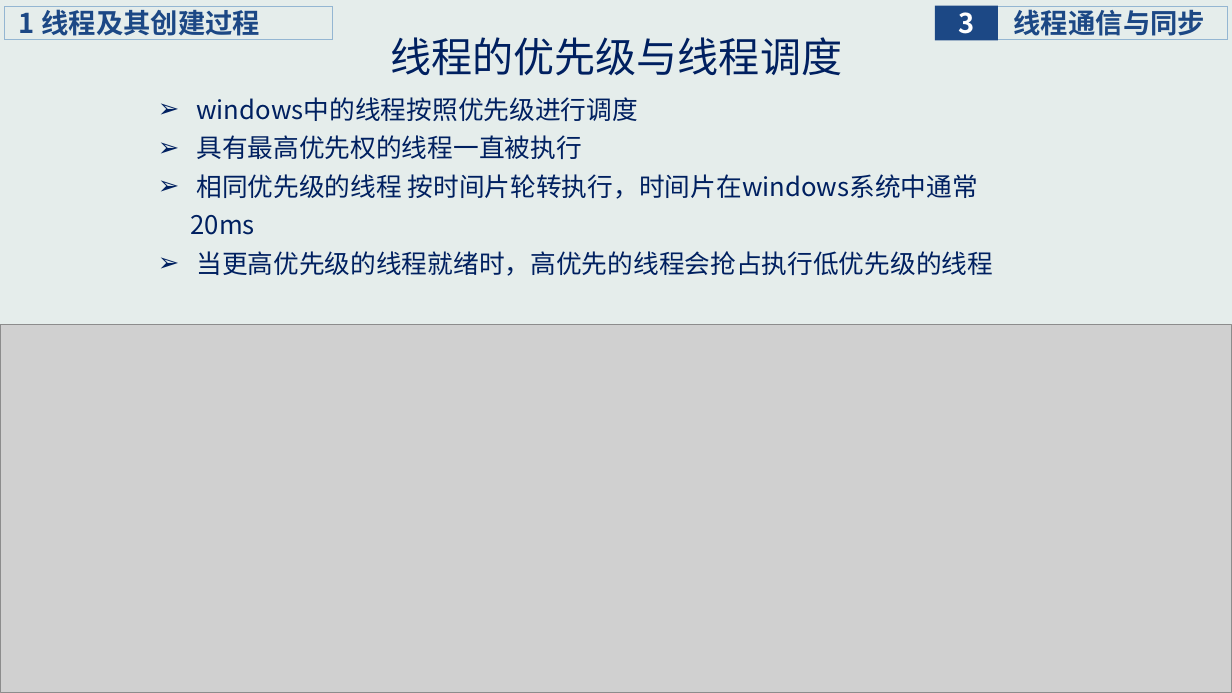
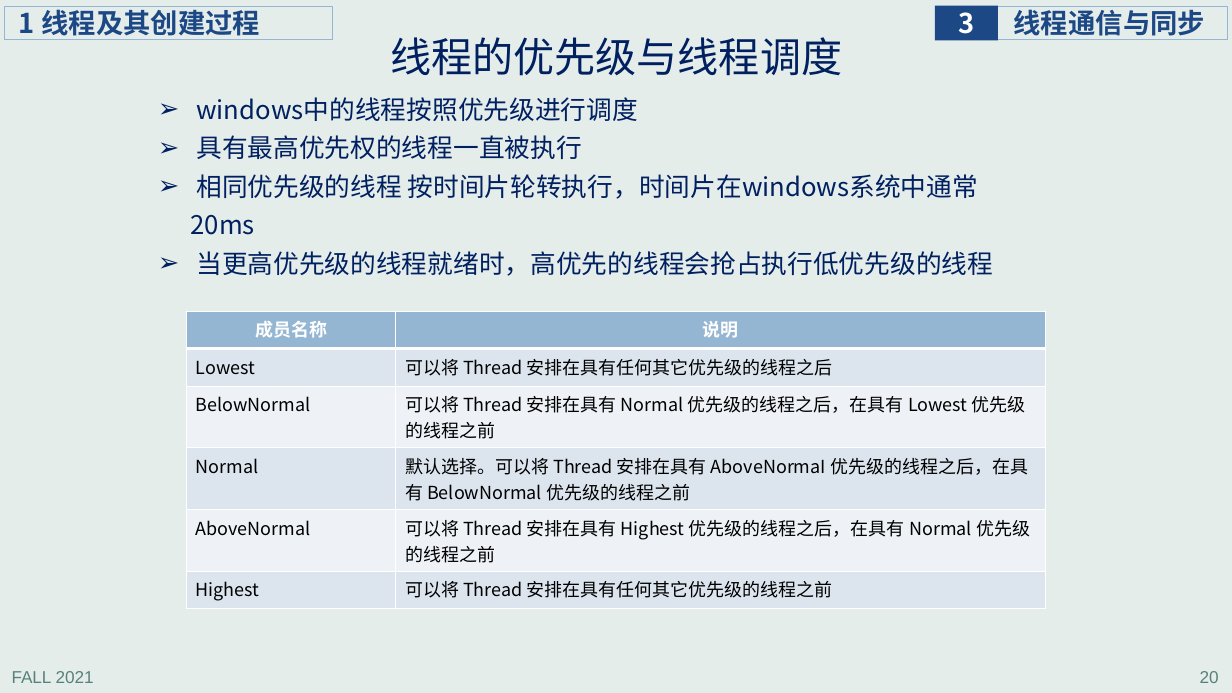
Before and after one commit to principleWindows/win-principle-2021, a slide deck: slide 20 of slides/instruction/principleWindows_3.pptx. Drawn at 1232x693 pixels with LibreOffice and Linux fonts; fonts in the diff are those of the drawing; grey boxes stand for pictures. Boxes give left, top, right and bottom in pixels: in the first picture for what was removed or moved away, otherwise in the second. Text is boxed around its words. In the diff, an @@ line names an element or a change of style, - is before the commit and + after.

```diff
--- a/slides/instruction/principleWindows_3.pptx
+++ b/slides/instruction/principleWindows_3.pptx
@@ picture removed at <box>1,324,1232,693</box> @@
@@ table added at <box>187,311,1046,626</box>, 6 rows, 2 columns @@
+成员名称 | 说明
+Lowest | 可以将 Thread 安排在具有任何其它优先级的线程之后
+BelowNormal | 可以将 Thread 安排在具有 Normal 优先级的线程之后，在具有 Lowest 优先级的线程之前
+Normal | 默认选择。可以将 Thread 安排在具有 AboveNormaI 优先级的线程之后，在具有 BelowNormal 优先级的线程之前
+AboveNormal | 可以将 Thread 安排在具有 Highest 优先级的线程之后，在具有 Normal 优先级的线程之前
+Highest | 可以将 Thread 安排在具有任何其它优先级的线程之前
@@ text added at <box>12,671,94,683</box>, 13.3 pt, text #578279 @@
+FALL 2021
@@ page number added at <box>1200,671,1219,683</box>, 13.3 pt, text #578279 @@
+20
```
Also in this commit, not shown: 7 other slides changed, 3 other files.
